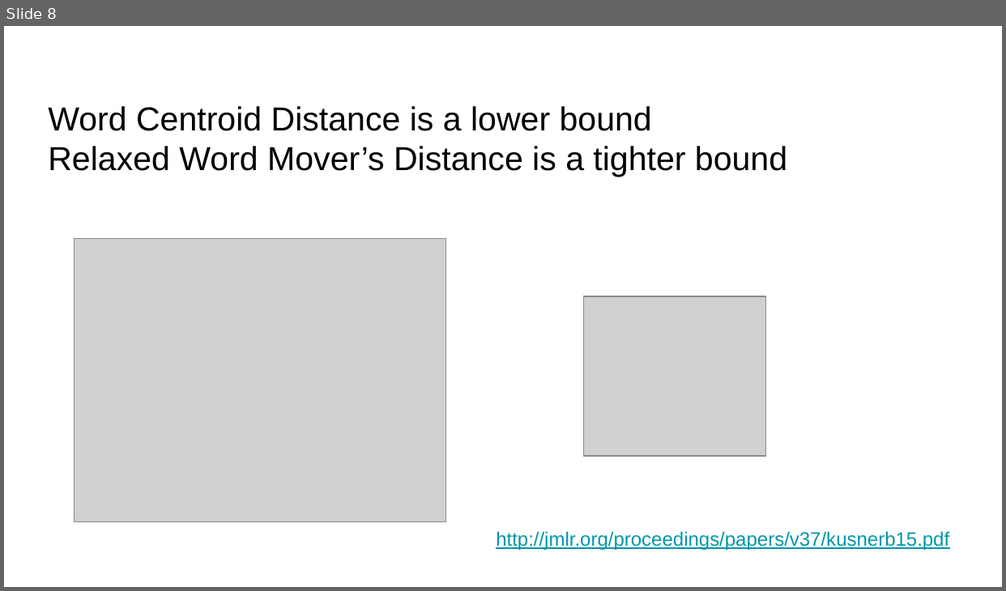
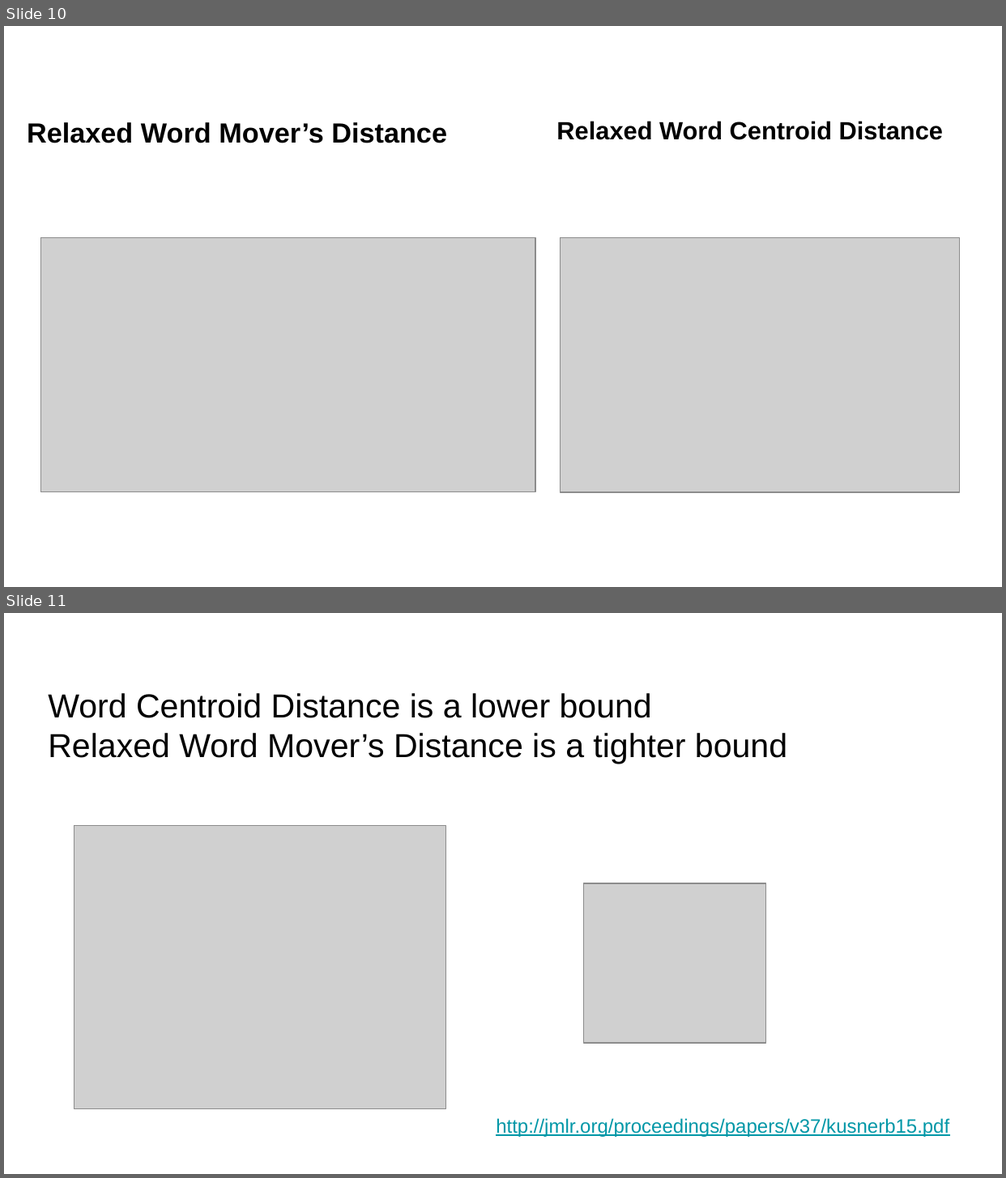
Before and after one commit to RishabGoel/pycon_india_slides, a slide deck: WMD_pycon_slides_2016.pptx. Shown one above the other, each under a label of ours: slide 8 before the commit, slides 10 and 11 after it. The pictures are 1006x591 and 1006x1178 pixels, drawn with LibreOffice and Linux fonts; fonts in the diff are those of the drawing; grey boxes stand for pictures. Boxes give left, top, right and bottom in pixels: in the first picture for what was removed or moved away, otherwise in the second. Text is boxed around its words. In the diff, an @@ line names an element or a change of style, - is before the commit and + after.

```diff
--- a/WMD_pycon_slides_2016.pptx
+++ b/WMD_pycon_slides_2016.pptx
@@ slide 10 added at (4, 26, 1002, 587), background #FFFFFF @@
@@ text added at (27, 122, 447, 143), 20 pt, text #000000, bold @@
+Relaxed Word Mover’s Distance
@@ text added at (556, 121, 943, 140), 18 pt, text #000000, bold @@
+Relaxed Word Centroid Distance
@@ picture added at (41, 237, 536, 493) @@
@@ picture added at (560, 237, 959, 493) @@
@@ what was slide 8 is now slide 11 @@
```
Also in this commit, not shown: 6 slides changed, 1 other file.
